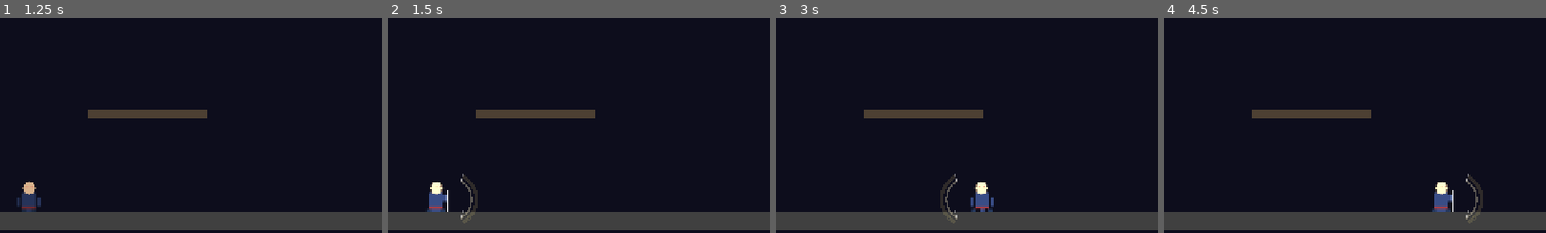
Above: before the commit, frames 1-4 (left to right).
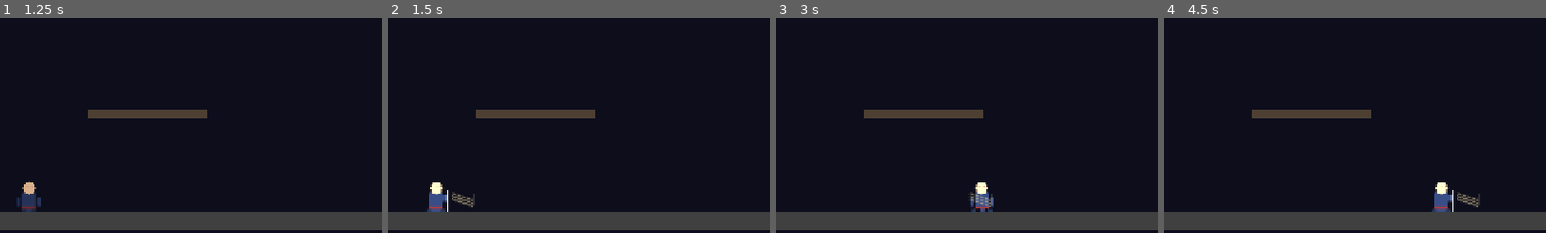
Above: after the commit, the same moments.

Repository: lightbearer1/shadow-ancient-path
Game: Godot game, scene res://scenes/ui/main_menu.tscn
Two runs of this game, one before a commit and one after it. Both use one fixed random seed, a clock stepped at 60 frames per second and the inputs below.
Inputs (mouse positions are % of the whole screen's width and height, from its top left):
- Up to frame 1 (1.25 s): click "开始游戏" at 0.5 s
- Up to frame 2 (1.5 s): move the mouse to (72, 45) at 1.27 s; hold D (move_right) from 1.28 s (still down); click (72, 45) at 1.35 s
- Up to frame 3 (3 s): tap W (jump) at 1.52, 2.27 s; move the mouse to (30, 55) at 2.02 s; tap Ctrl (dash) at 2.1 s; move the mouse to (60, 28) at 2.77 s; release D (move_right) at 2.78 s; hold A (move_left) from 2.78 s (still down); click (60, 28) at 2.85 s
- Up to frame 4 (4.5 s): move the mouse to (45, 70) at 3.52 s; release A (move_left) at 3.53 s; hold D (move_right) from 3.53 s (still down); tap Ctrl (dash) at 3.6 s; tap W (jump) at 3.77 s; move the mouse to (80, 65) at 4.27 s; click (80, 65) at 4.35 s
The pictures show only the part of the screen within x 12-62%, y 50-100%; the shares and areas given below are measured in that part.

Frame 1 is identical in both runs. In frame 2, 0.6% of the frame differs, in the area x 16-24%, y 72-96%; in frame 3, 0.5%; in frame 4, 0.6%.

Commit message:
fix: slash visual now matches actual HitBox dimensions (40x20 rectangle)

Diff:
--- a/scripts/player/player_controller.gd
+++ b/scripts/player/player_controller.gd
@@ -361,33 +361,30 @@
 
 
 func _draw_slash(slash_node: Node2D, direction: int) -> void:
-	## Draw a 3-frame slash arc using lines
-	var arc_color: Color = Color(0.9, 0.85, 0.7, 0.8)
-	var glow_color: Color = Color(1.0, 0.9, 0.5, 0.3)
-
-	var center: Vector2 = Vector2.ZERO
-	var arc_points: Array[Vector2] = []
-	var arc_points_glow: Array[Vector2] = []
-
-	for i in range(9):
-		var angle: float = -PI / 3.0 + (PI / 1.5) * i / 8.0
-		if direction < 0:
-			angle = PI - angle
-		var r: float = 36.0
-		arc_points.append(center + Vector2(cos(angle) * r, sin(angle) * r))
-		arc_points_glow.append(center + Vector2(cos(angle) * (r + 8.0), sin(angle) * (r + 8.0)))
-
-	## Glow layer (wider)
-	for i in arc_points_glow.size() - 1:
-		slash_node.draw_line(arc_points_glow[i], arc_points_glow[i + 1], glow_color, 6.0)
-
-	## Main slash
-	for i in arc_points.size() - 1:
-		slash_node.draw_line(arc_points[i], arc_points[i + 1], arc_color, 3.0)
-
-	## Edge lines for sharpness
-	slash_node.draw_line(arc_points[0], arc_points[0] + Vector2(cos(-PI/2.5 * direction + (PI if direction < 0 else 0)), sin(-PI/2.5 * direction + (PI if direction < 0 else 0))) * 16.0, Color.WHITE, 1.5)
-	slash_node.draw_line(arc_points[-1], arc_points[-1] + Vector2(cos(-PI/2.5 * direction + (PI if direction < 0 else 0)), sin(-PI/2.5 * direction + (PI if direction < 0 else 0))) * 16.0, Color.WHITE, 1.5)
+	## Draw slash effect matching actual HitBox dimensions (40x20)
+	var hitbox_w: float = 40.0
+	var hitbox_h: float = 20.0
+	var slash_color: Color = Color(0.9, 0.85, 0.7, 0.8)
+	var glow_color: Color = Color(1.0, 0.9, 0.5, 0.25)
+
+	## Hitbox outline
+	slash_node.draw_rect(Rect2(0, -hitbox_h / 2.0, hitbox_w, hitbox_h), Color(1, 1, 0.8, 0.3), false, 1.5)
+
+	## Glow layer (3 wide diagonal strokes)
+	for i in range(3):
+		var y_off: float = (i - 1) * 5.0
+		slash_node.draw_line(
+			Vector2(2.0, -hitbox_h / 2.0 + 4.0 + y_off),
+			Vector2(hitbox_w - 2.0, hitbox_h / 2.0 - 4.0 + y_off),
+			glow_color, 5.0)
+
+	## Main slash (3 sharp diagonal strokes)
+	for i in range(3):
+		var y_off: float = (i - 1) * 5.0
+		slash_node.draw_line(
+			Vector2(2.0, -hitbox_h / 2.0 + 4.0 + y_off),
+			Vector2(hitbox_w - 2.0, hitbox_h / 2.0 - 4.0 + y_off),
+			slash_color, 2.0)
 
 
 func get_current_health() -> int:
